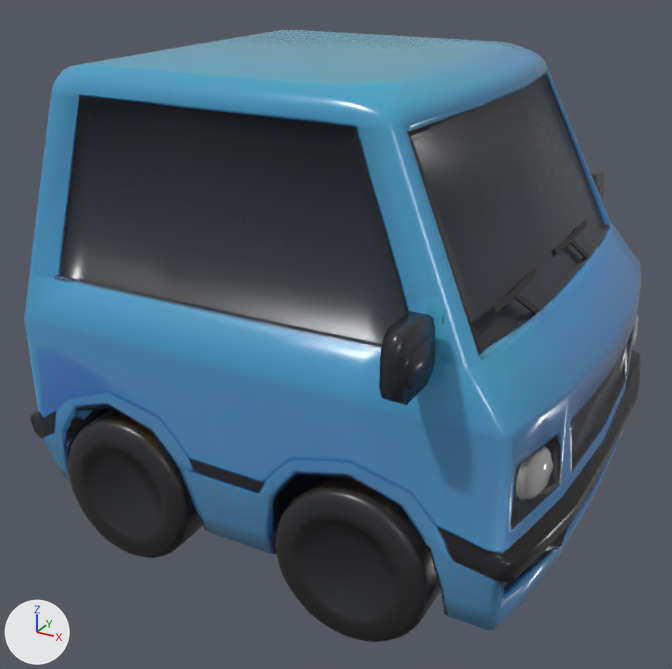
Renders of the FBX model game-runner/public/game/assets/3d/obstacleCar.fbx from each side of a commit.
Both versions are drawn from a 50 mm lens placed at (0.704, -1.386, 0.596), pointed at (-0.03, -0.05, -0.072). The lights are fixed; the arrows at lower left show +X, +Y and +Z. Where no turn or scale is listed for an object, it has been applied to the vertices.

In view in the first picture: 'ewe1'.
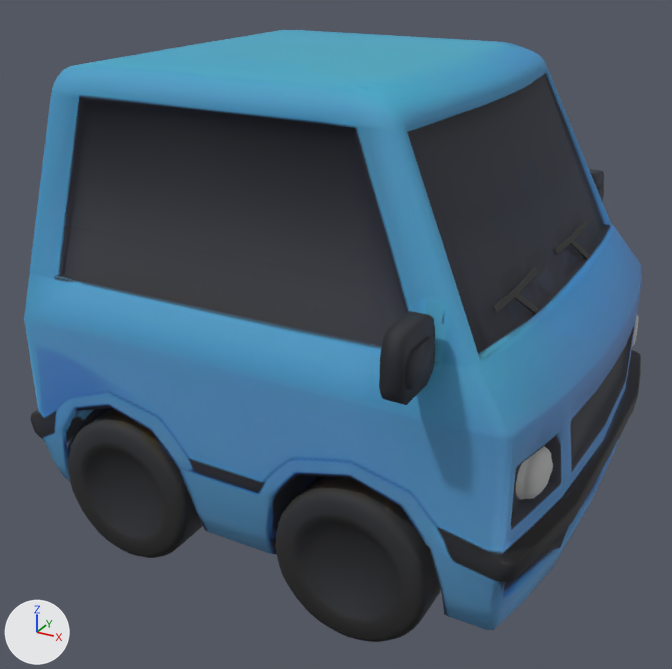
Location of each change, (x1, y1, x2, y2) in pixels of the pictures (672 x 669 px):
```json
{"part": 1, "of": "me_mesh", "change": "recoloured", "before": [24, 30, 642, 642], "after": [24, 30, 642, 642]}
```

Scene script edits in JSON lines:
```json
{"op": "add", "block": "mat_blinn2", "code": ["mat_blinn2 = principled_material('blinn2')", "mat_blinn2.texture = img_tripo_image_23a7617c_0_jpg", "mat_blinn2.roughness = 0.749"]}
{"block": "me_mesh", "where": "me_mesh.from_pydata(...)  # 2581 vertices, 5025 faces; spans x -0.461..0.461, y -0.476..0.476, z -0.408..0.408"}
{"block": "me_mesh", "where": "# used by ob_ewe1; location = (-0.002, 0.001, -0.001)"}
{"block": "me_mesh", "change": "me_mesh part 1: all 4989 faces that had it switch from mat_tripo_mat_23a7617c to mat_blinn2 (picture img_tripo_image_23a7617c_0_jpg)"}
```
